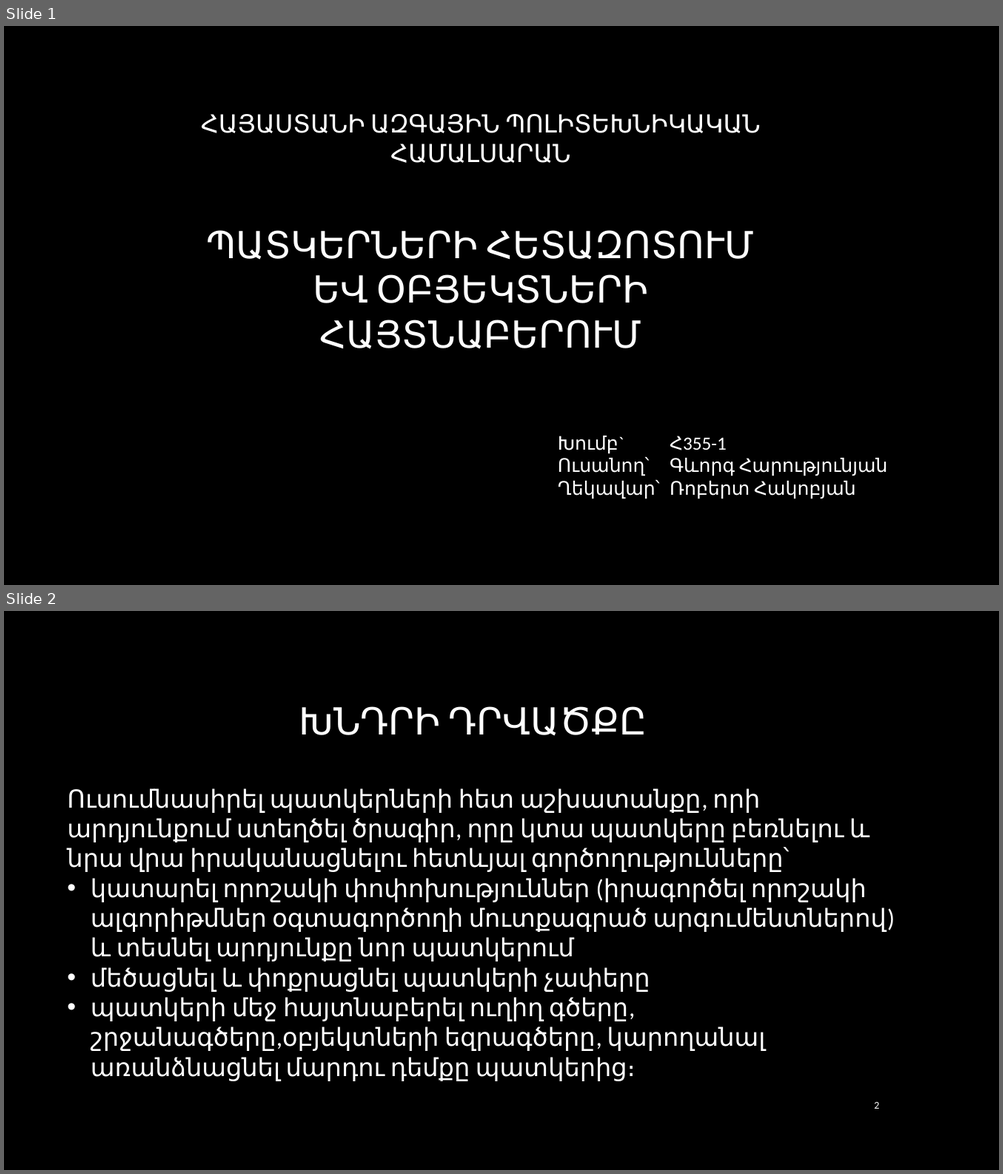
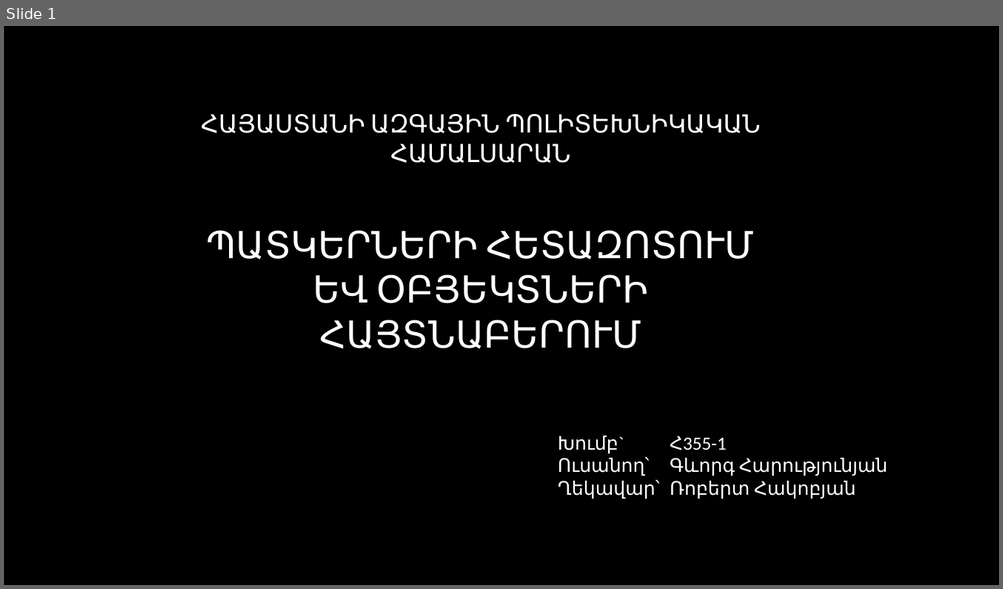
Before and after one commit to CGevorg/OpenKrypton, a slide deck: presentation/Presentation.pptx. Shown one above the other, each under a label of ours: slides 1 and 2 before the commit, slide 1 after it. The pictures are 1003x1174 and 1003x589 pixels, drawn with LibreOffice and Linux fonts; fonts in the diff are those of the drawing; background and template pictures are left out. Boxes give left, top, right and bottom in pixels: in the first picture for what was removed or moved away, otherwise in the second. Text is boxed around its words. In the diff, an @@ line names an element or a change of style, - is before the commit and + after.

```diff
--- a/presentation/Presentation.pptx
+++ b/presentation/Presentation.pptx
@@ slide 2 removed at <box>4,611,999,1170</box>, background picture (left out) @@
@@ title removed at <box>299,706,647,736</box> @@
-ԽՆԴՐԻ ԴՐՎԱԾՔԸ
@@ text removed at <box>67,789,895,1051</box> @@
-Ուսումնասիրել պատկերների հետ աշխատանքը, որի արդյունքում ստեղծել ծրագիր, որը կտա պատկերը բեռնելու և նրա վրա իրականացնելու հետևյալ գործողությունները՝
-• կատարել որոշակի փոփոխություններ (իրագործել որոշակի ալգորիթմներ օգտագործողի մուտքագրած արգումենտներով) և տեսնել արդյունքը նոր պատկերում
-• մեծացնել և փոքրացնել պատկերի չափերը
-• պատկերի մեջ հայտնաբերել ուղիղ գծերը, շրջանագծերը,օբյեկտների եզրագծերը, կարողանալ առանձնացնել մարդու դեմքը պատկերից։
@@ page number removed at <box>874,1102,879,1109</box> @@
-2
```
Also in this commit, not shown: 6 slides changed, 1 slide added.
